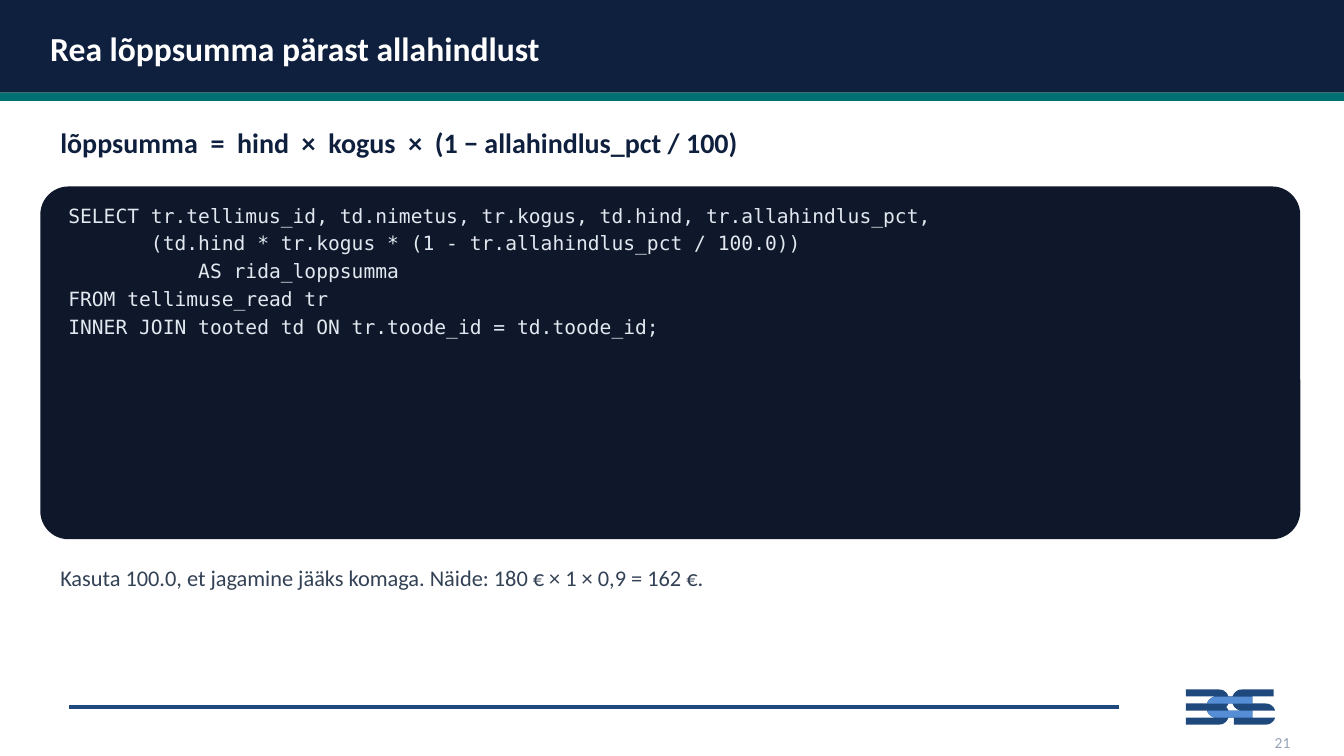
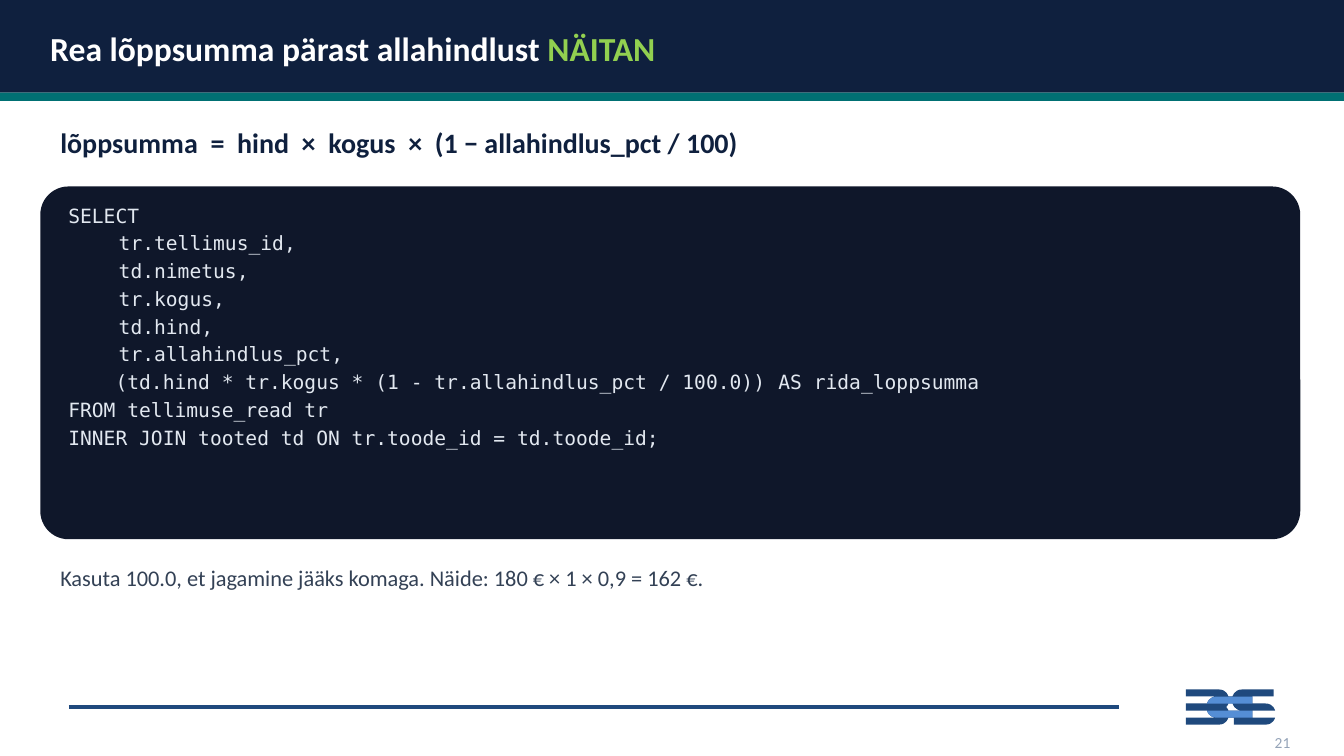
Before and after one commit to emilieabel/andmetarkus, a slide deck: slide 19 of Materjalid/Day8 SQL/8-paev-andmetarkus-esitlus.pptx (slide 16 before the commit). Drawn at 1344x756 pixels with LibreOffice and Linux fonts; fonts in the diff are those of the drawing. Boxes give left, top, right and bottom in pixels: in the first picture for what was removed or moved away, otherwise in the second. Text is boxed around its words. In the diff, an @@ line names an element or a change of style, - is before the commit and + after.

```diff
--- a/Materjalid/Day8 SQL/8-paev-andmetarkus-esitlus.pptx
+++ b/Materjalid/Day8 SQL/8-paev-andmetarkus-esitlus.pptx
@@ text at bbox=[50, 34, 655, 67]: text changed @@
-Rea lõppsumma pärast allahindlust
+Rea lõppsumma pärast allahindlust NÄITAN
@@ text at bbox=[68, 208, 979, 394]: text changed @@
-SELECT tr.tellimus_id, td.nimetus, tr.kogus, td.hind, tr.allahindlus_pct,
-(td.hind * tr.kogus * (1 - tr.allahindlus_pct / 100.0))
-AS rida_loppsumma
+SELECT
+tr.tellimus_id,
+td.nimetus,
+tr.kogus,
+td.hind,
+tr.allahindlus_pct,
+(td.hind * tr.kogus * (1 - tr.allahindlus_pct / 100.0)) AS rida_loppsumma
```
Also in this commit, not shown: 17 other slides changed, 20 slides added, 5 slides removed, 7 other files.
